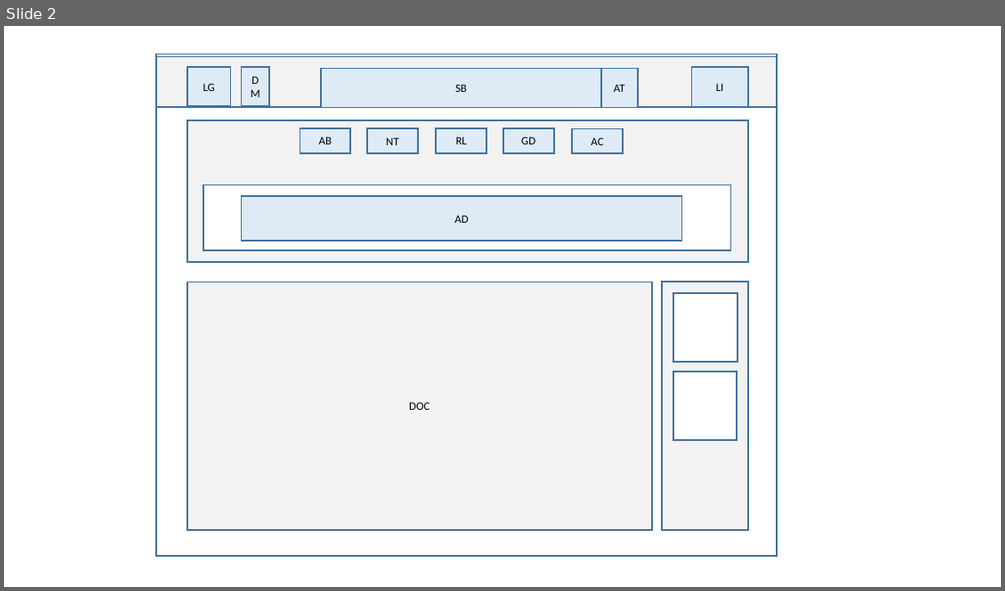
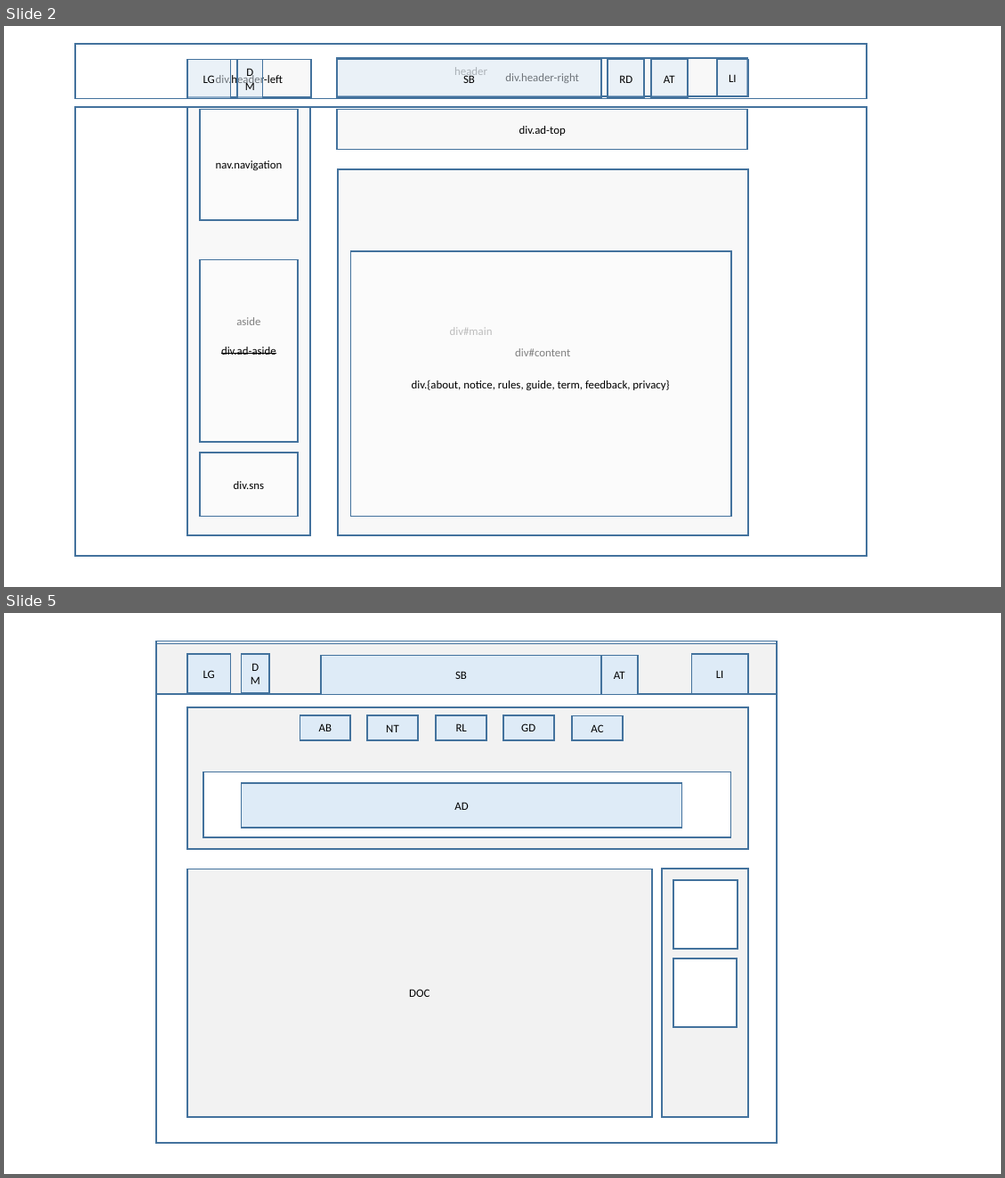
Before and after one commit to ThrownDice/UB, a slide deck: doc/layout(specification_in_slideNote).pptx. Shown one above the other, each under a label of ours: slide 2 before the commit, slides 2 and 5 after it; the slides between them are not shown. The pictures are 1005x591 and 1005x1178 pixels, drawn with LibreOffice and Linux fonts; fonts in the diff are those of the drawing. Boxes give left, top, right and bottom in pixels: in the first picture for what was removed or moved away, otherwise in the second. Text is boxed around its words. In the diff, an @@ line names an element or a change of style, - is before the commit and + after.

```diff
--- a/doc/layout(specification_in_slideNote).pptx
+++ b/doc/layout(specification_in_slideNote).pptx
@@ slide 2 added at [4,26,1001,587], background #FFFFFF @@
@@ rectangle added at [75,44,867,99], fill #FFFFFF at 50% opacity, outline #43739E 1.5 pt, 11 pt, text #000000 @@
+header
@@ rectangle added at [187,60,310,98], fill #F2F2F2 at 50% opacity, outline #43739E 1.5 pt, 11 pt, text #000000 @@
+div.header-left
@@ rectangle added at [187,60,231,99], fill #DEEBF7 at 50% opacity, outline #43739E 1.5 pt, 11 pt, text #000000 @@
+LG
@@ rectangle added at [237,60,263,99], fill #DEEBF7 at 50% opacity, outline #43739E 1.5 pt, 11 pt, text #000000 @@
+DM
@@ rectangle added at [338,58,748,96], fill #F2F2F2 at 50% opacity, outline #43739E 1.5 pt, 11 pt, text #000000 @@
+div.header-right
@@ rectangle added at [338,60,601,98], fill #DEEBF7 at 50% opacity, outline #43739E 1.5 pt, 11 pt, text #000000 @@
+SB
@@ rectangle added at [607,60,644,98], fill #DEEBF7 at 50% opacity, outline #43739E 1.5 pt, 11 pt, text #000000 @@
+RD
@@ rectangle added at [651,60,688,98], fill #DEEBF7 at 50% opacity, outline #43739E 1.5 pt, 11 pt, text #000000 @@
+AT
@@ rectangle added at [718,60,748,97], fill #DEEBF7 at 50% opacity, outline #43739E 1.5 pt, 11 pt, text #000000 @@
+LI
@@ rectangle added at [75,107,867,556], fill #FFFFFF, outline #43739E 1.5 pt, 11 pt, text #000000 @@
+div#main
@@ rectangle added at [187,107,310,535], fill #F2F2F2 at 50% opacity, outline #43739E 1.5 pt, 11 pt, text #000000 @@
+aside
@@ rectangle added at [200,109,299,220], fill #FFFFFF at 50% opacity, outline #43739E 1.5 pt, 11 pt, text #000000 @@
+nav.navigation
@@ rectangle added at [338,109,748,150], fill #F2F2F2 at 50% opacity, outline #43739E 1.5 pt, 11 pt, text #000000 @@
+div.ad-top
@@ rectangle added at [338,169,748,535], fill #F2F2F2 at 50% opacity, outline #43739E 1.5 pt, 11 pt, text #000000 @@
+div#content
@@ rectangle added at [200,259,299,442], fill #FFFFFF at 50% opacity, outline #43739E 1.5 pt, 11 pt, text #000000, strikethrough @@
+div.ad-aside
@@ rectangle added at [351,251,732,516], fill #FFFFFF at 50% opacity, outline #43739E 1.5 pt, 11 pt, text #000000 @@
+div.{about, notice, rules, guide, term, feedback, privacy}
@@ rectangle added at [200,452,299,516], fill #FFFFFF at 50% opacity, outline #43739E 1.5 pt, 11 pt, text #000000 @@
+div.sns
@@ what was slide 2 is now slide 5 @@
```
Also in this commit, not shown: 1 slide changed, 2 other slides added.
